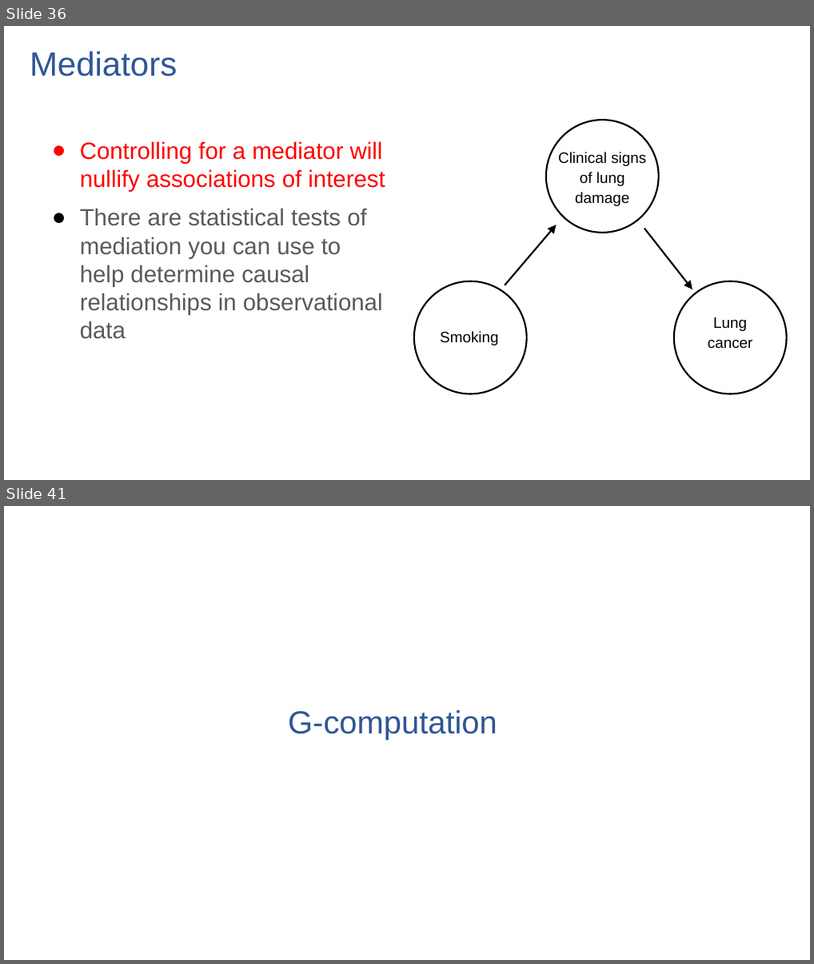
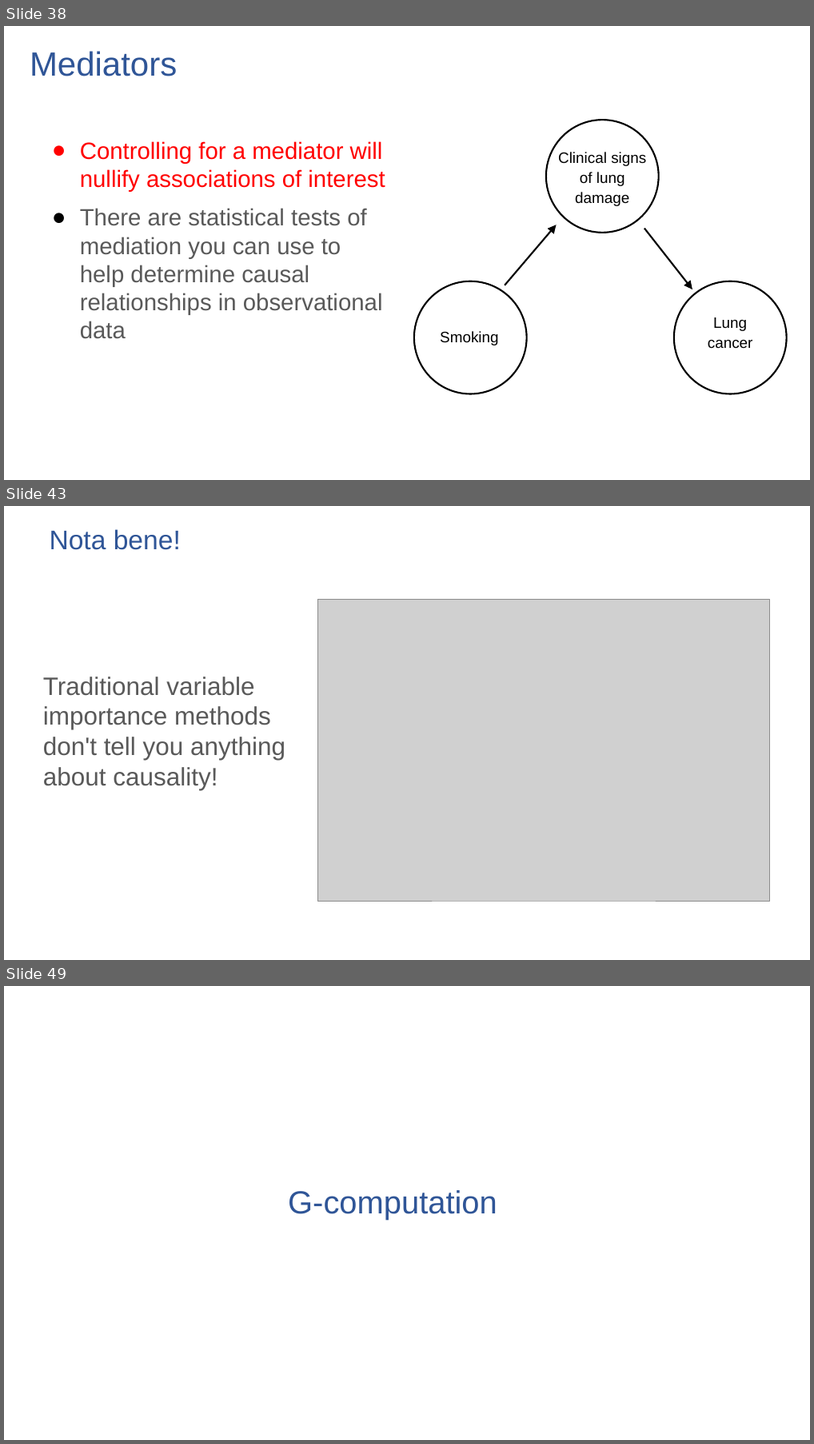
Before and after one commit to ronikobrosly/pydata_nyc_2022, a slide deck: slides/tutorial_slides.pptx. Shown one above the other, each under a label of ours: slides 36 and 41 before the commit, slides 38, 43 and 49 after it; the slides between them are not shown. The pictures are 814x964 and 814x1444 pixels, drawn with LibreOffice and Linux fonts; fonts in the diff are those of the drawing; grey boxes stand for pictures. Boxes give left, top, right and bottom in pixels: in the first picture for what was removed or moved away, otherwise in the second. Text is boxed around its words. In the diff, an @@ line names an element or a change of style, - is before the commit and + after.

```diff
--- a/slides/tutorial_slides.pptx
+++ b/slides/tutorial_slides.pptx
@@ slide 43 added at (4, 506, 810, 960), background #FFFFFF @@
@@ text added at (50, 529, 181, 550), 32 pt, text #2F5597 @@
+Nota bene!
@@ picture added at (318, 599, 770, 900) @@
@@ text added at (43, 676, 286, 790), 30 pt, text #595959 @@
+Traditional variable importance methods don't tell you anything about causality!
@@ what was slide 36 is now slide 38 @@
@@ what was slide 41 is now slide 49 @@
```
Also in this commit, not shown: 4 slides changed, 12 other slides added, 4 slides removed, 6 other files.
